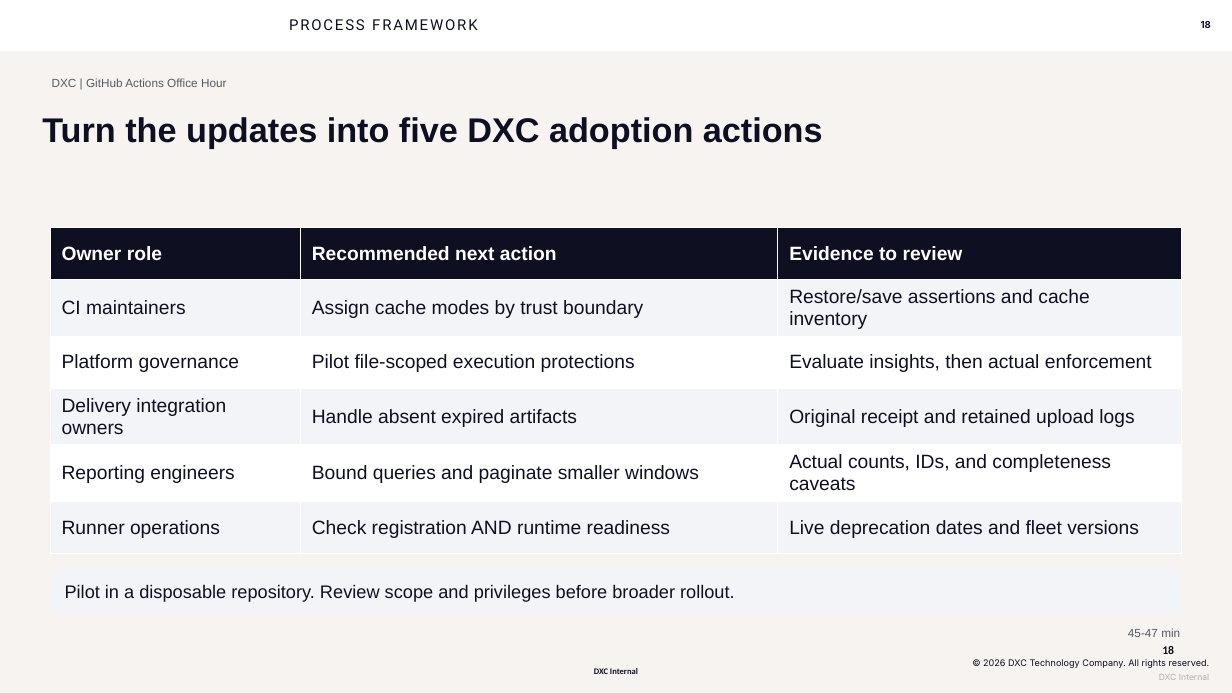
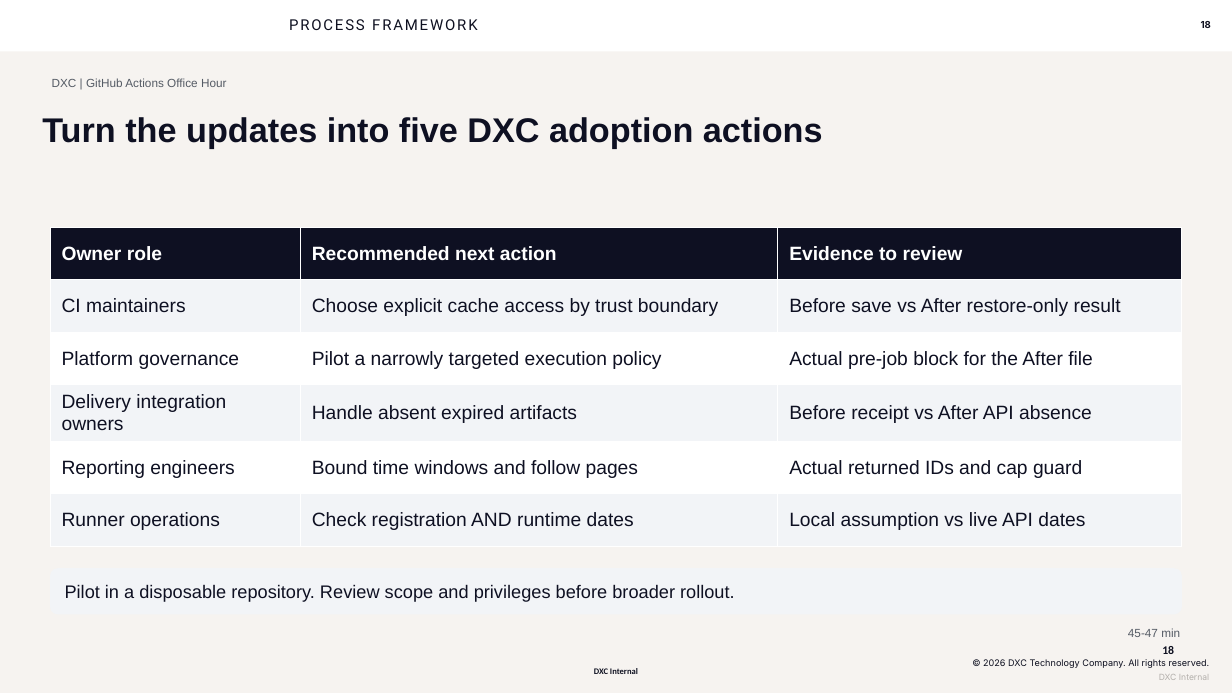
Before and after one commit to seandorsett/dxc-actions-office-hour, a slide deck: slide 18 of outputs/slides/dxc-actions-office-hour-2026-10-13.pptx. Drawn at 1232x693 pixels with LibreOffice and Linux fonts; fonts in the diff are those of the drawing; background and template pictures are left out. Boxes give left, top, right and bottom in pixels: in the first picture for what was removed or moved away, otherwise in the second. Text is boxed around its words. In the diff, an @@ line names an element or a change of style, - is before the commit and + after.

```diff
--- a/outputs/slides/dxc-actions-office-hour-2026-10-13.pptx
+++ b/outputs/slides/dxc-actions-office-hour-2026-10-13.pptx
@@ table at (x1=50, y1=227, x2=1182, y2=543) @@
-row 2, column 2: Assign cache modes by trust boundary
+row 2, column 2: Choose explicit cache access by trust boundary
-row 2, column 3: Restore/save assertions and cache inventory
+row 2, column 3: Before save vs After restore-only result
-row 3, column 2: Pilot file-scoped execution protections
+row 3, column 2: Pilot a narrowly targeted execution policy
-row 3, column 3: Evaluate insights, then actual enforcement
+row 3, column 3: Actual pre-job block for the After file
-row 4, column 3: Original receipt and retained upload logs
+row 4, column 3: Before receipt vs After API absence
-row 5, column 2: Bound queries and paginate smaller windows
+row 5, column 2: Bound time windows and follow pages
-row 5, column 3: Actual counts, IDs, and completeness caveats
+row 5, column 3: Actual returned IDs and cap guard
-row 6, column 2: Check registration AND runtime readiness
+row 6, column 2: Check registration AND runtime dates
-row 6, column 3: Live deprecation dates and fleet versions
+row 6, column 3: Local assumption vs live API dates
```
Also in this commit, not shown: 13 other slides changed, 33 other files.
